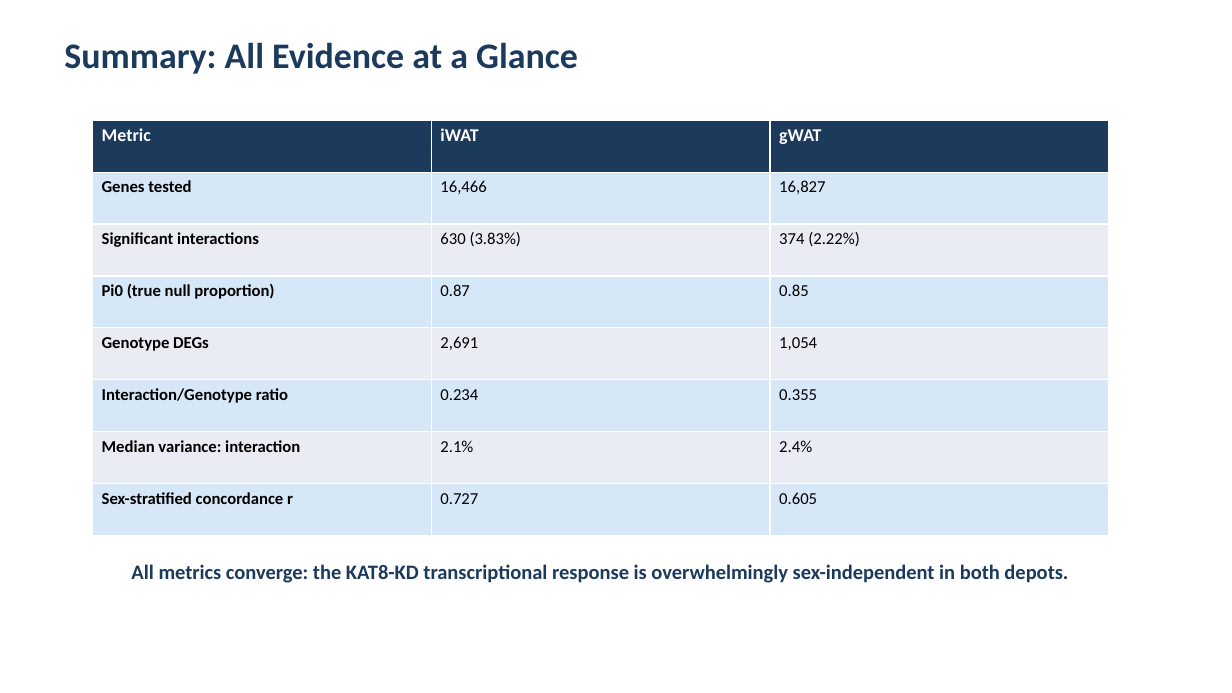
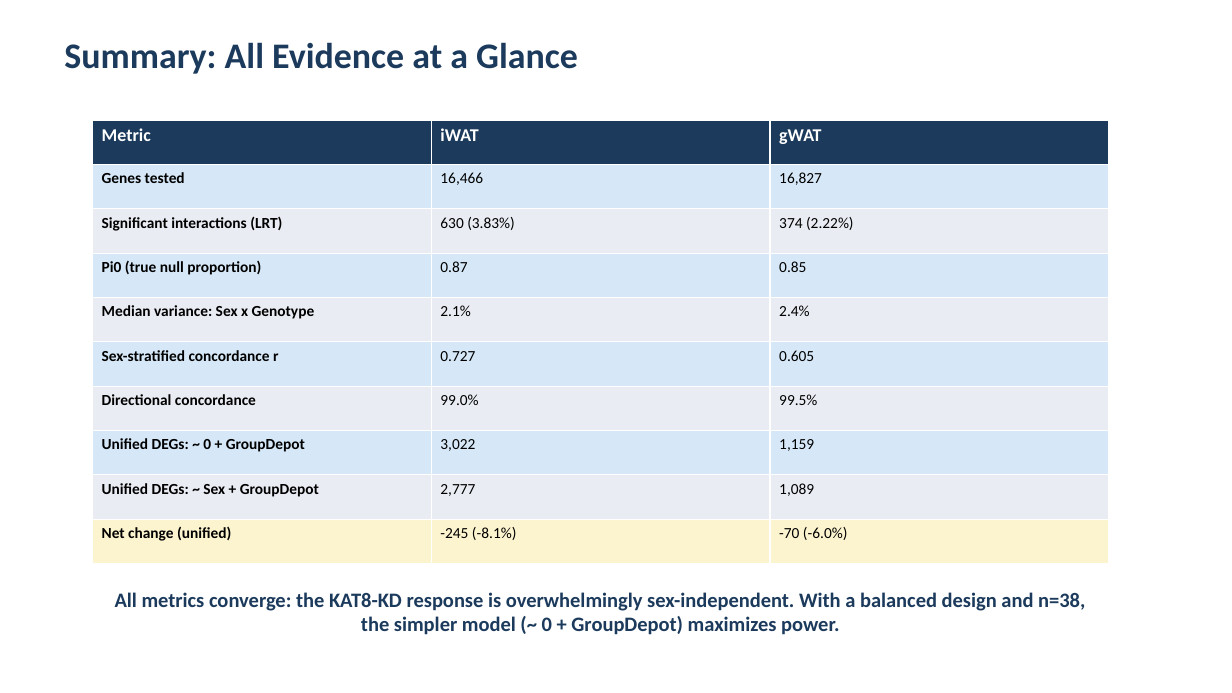
Before and after one commit to lkingcpdtka-ux/KAT8-Project, a slide deck: slide 20 of Results/KAT8_sex_interaction_presentation.pptx (slide 14 before the commit). Drawn at 1232x693 pixels with LibreOffice and Linux fonts; fonts in the diff are those of the drawing. Boxes give left, top, right and bottom in pixels: in the first picture for what was removed or moved away, otherwise in the second. Text is boxed around its words. In the diff, an @@ line names an element or a change of style, - is before the commit and + after.

```diff
--- a/Results/KAT8_sex_interaction_presentation.pptx
+++ b/Results/KAT8_sex_interaction_presentation.pptx
@@ table at (92,120,1110,564) @@
-row 3, column 1: Significant interactions
+row 3, column 1: Significant interactions (LRT)
-row 5: Genotype DEGs | 2,691 | 1,054
-row 6: Interaction/Genotype ratio | 0.234 | 0.355
-row 7: Median variance: interaction | 2.1% | 2.4%
+row 5: Median variance: Sex x Genotype | 2.1% | 2.4%
+row 7: Directional concordance | 99.0% | 99.5%
+row 8: Unified DEGs: ~ 0 + GroupDepot | 3,022 | 1,159
+row 9: Unified DEGs: ~ Sex + GroupDepot | 2,777 | 1,089
+row 10: Net change (unified) | -245 (-8.1%) | -70 (-6.0%)
@@ text at (115,592,1085,635): text changed @@
-All metrics converge: the KAT8-KD transcriptional response is overwhelmingly sex-independent in both depots.
+All metrics converge: the KAT8-KD response is overwhelmingly sex-independent. With a balanced design and n=38, the simpler model (~ 0 + GroupDepot) maximizes power.
```
Also in this commit, not shown: 10 other slides changed, 10 slides added, 4 slides removed, 2 other files.
